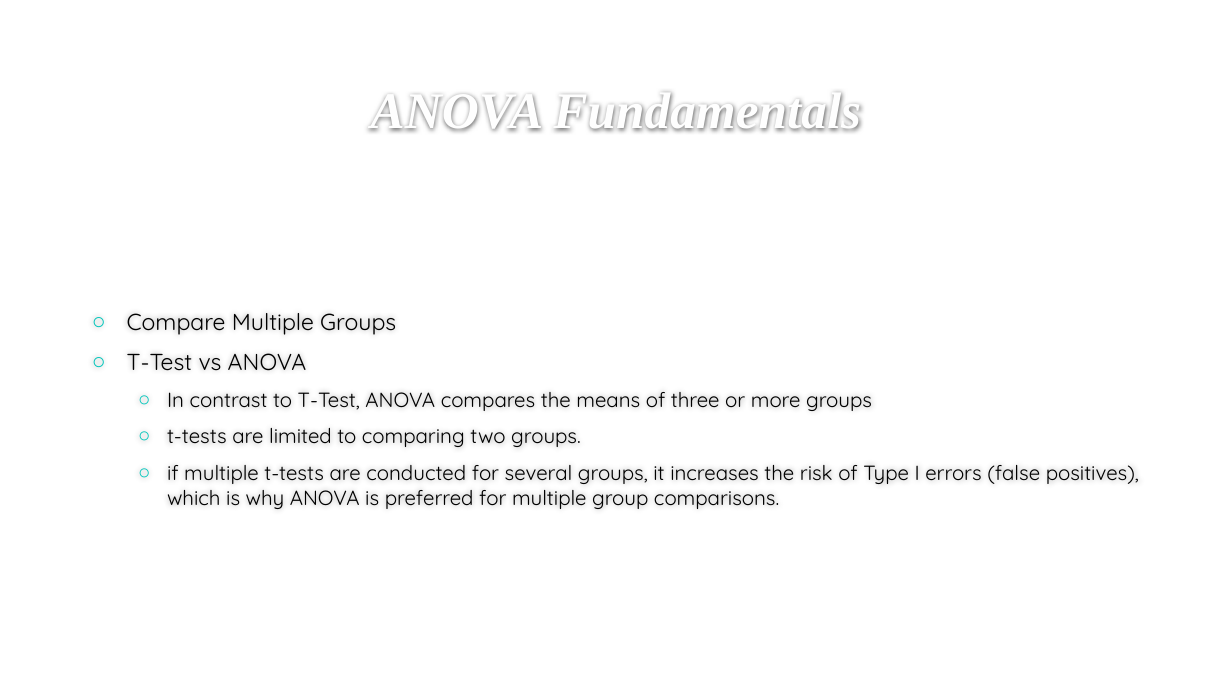
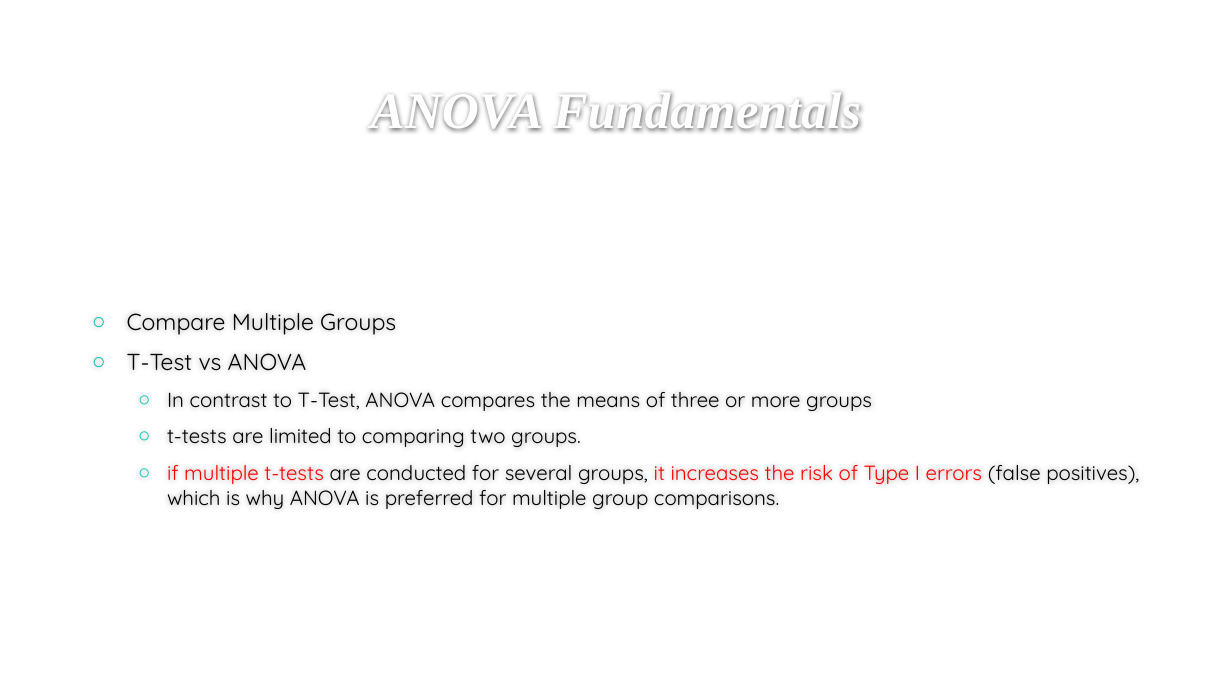
Before and after one commit to melhzy/data_analytics, a slide deck: slide 4 of Week2_ANOVA/Analysis of Variance.pptx. Drawn at 1232x693 pixels with LibreOffice and Linux fonts; fonts in the diff are those of the drawing; background and template pictures are left out. Boxes give left, top, right and bottom in pixels: in the first picture for what was removed or moved away, otherwise in the second. Text is boxed around its words. In the diff, an @@ line names an element or a change of style, - is before the commit and + after.

```diff
--- a/Week2_ANOVA/Analysis of Variance.pptx
+++ b/Week2_ANOVA/Analysis of Variance.pptx
@@ text at [167,465,1139,509]: text colour #000000 to #FF0000 in "if multiple t-tests it increases the risk ..." @@
```
Also in this commit, not shown: 8 other slides changed, 3 other files.
